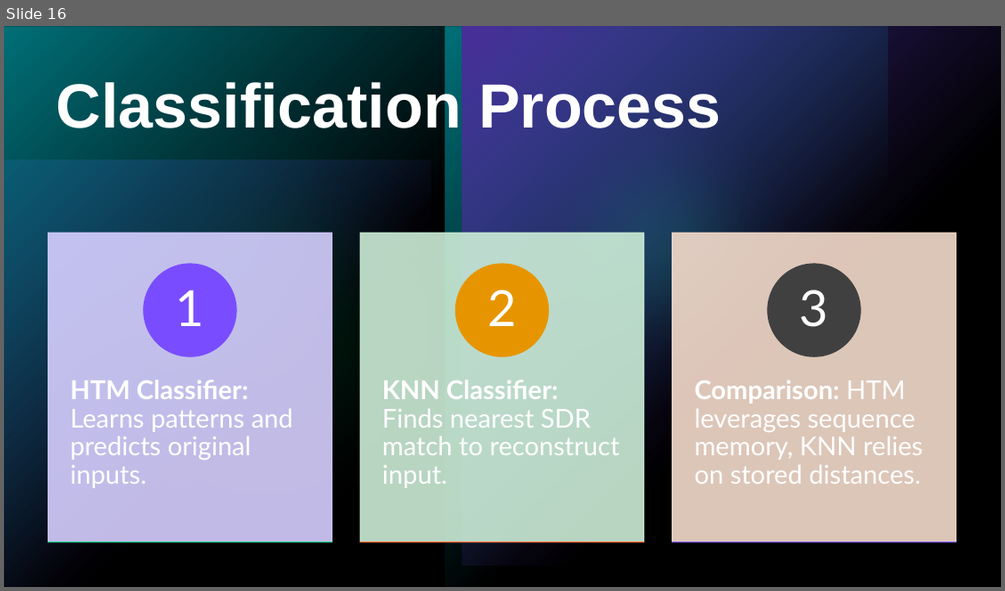
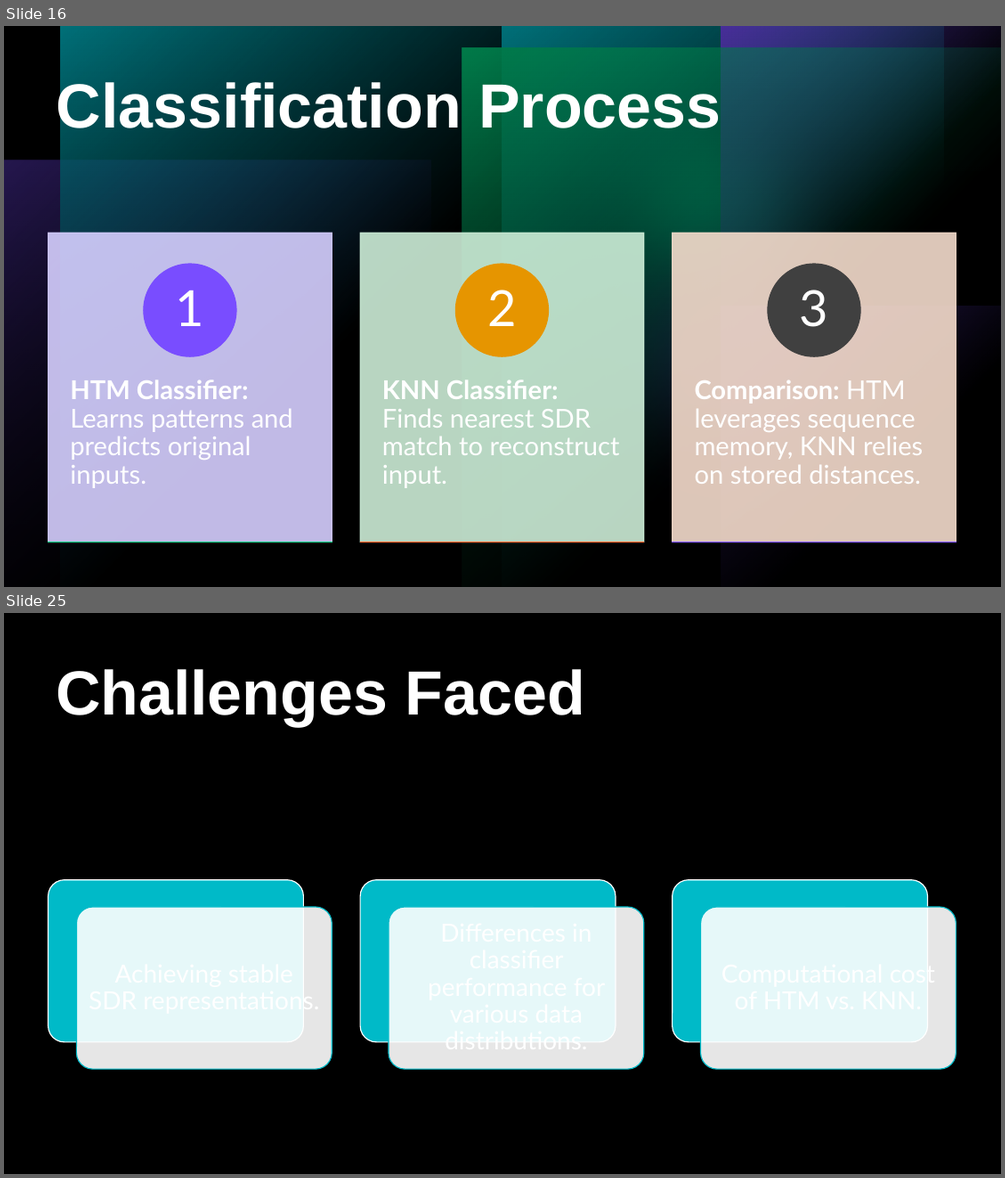
Before and after one commit to prnshubn/neocortexapi-team-untitled, a slide deck: source/Documentation_Team_Untitled/Team_Untitled_Presentation.pptx. Shown one above the other, each under a label of ours: slide 16 before the commit, slides 16 and 25 after it; the slides between them are not shown. The pictures are 1005x591 and 1005x1178 pixels, drawn with LibreOffice and Linux fonts; fonts in the diff are those of the drawing. Boxes give left, top, right and bottom in pixels: in the first picture for what was removed or moved away, otherwise in the second. Text is boxed around its words. In the diff, an @@ line names an element or a change of style, - is before the commit and + after.

Commit message:
Added Visualization Techniques, Permanence values, similarity check,Classifier performance, Challenges in PPT

```diff
--- a/source/Documentation_Team_Untitled/Team_Untitled_Presentation.pptx
+++ b/source/Documentation_Team_Untitled/Team_Untitled_Presentation.pptx
@@ slide 25 added at box(4, 613, 1001, 1174), background #000000; not listed: 5 template elements that a slide beside it also shows @@
@@ rectangle added at box(4, 613, 1001, 1174), fill #000000 @@
@@ title added at box(56, 669, 585, 726), 60 pt, text #FFFFFF, bold @@
+Challenges Faced
@@ group added at box(48, 880, 956, 1070): 6 rounded rectangles @@
@@ slide 16 changed as well @@
@@ rectangle removed at box(4, 26, 1001, 587) @@
@@ rectangle added at box(4, 26, 1001, 587), fill #000000 @@
@@ rectangle added at box(4, 26, 1001, 587), fill gradient #000000 @@
@@ group added at box(4, 26, 1001, 587): 6 rectangles, 2 ellipses @@
@@ ellipse removed at box(474, 58, 827, 411) @@
```
Also in this commit, not shown: 8 other slides changed, 12 other slides added.
